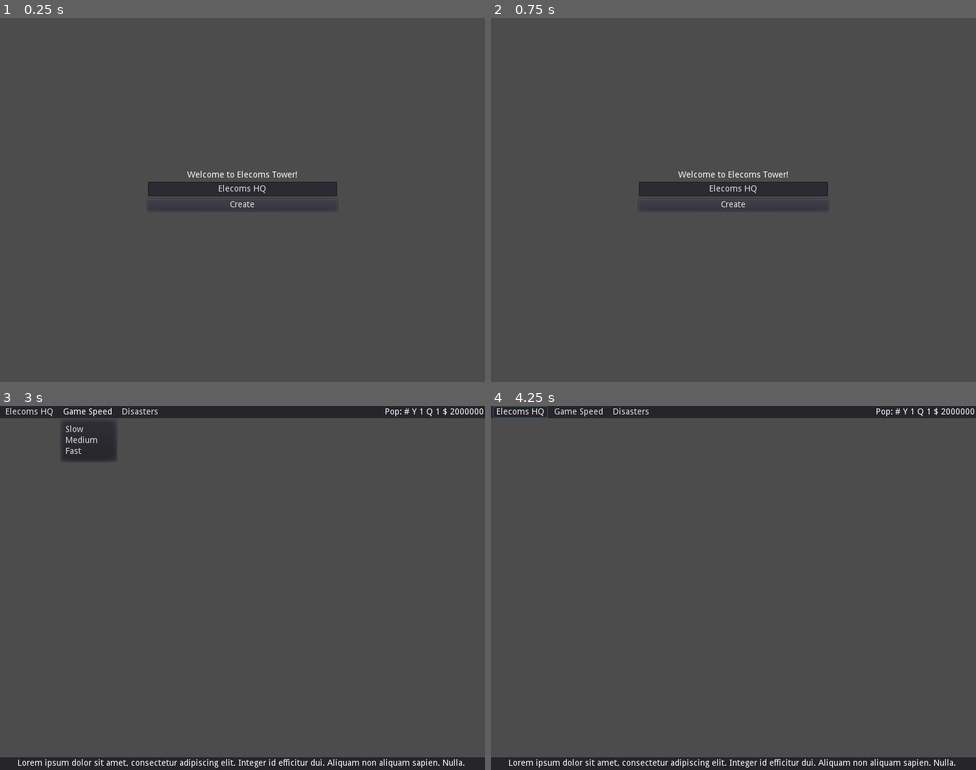
Above: before the commit, frames 1-4 (two rows, left to right).
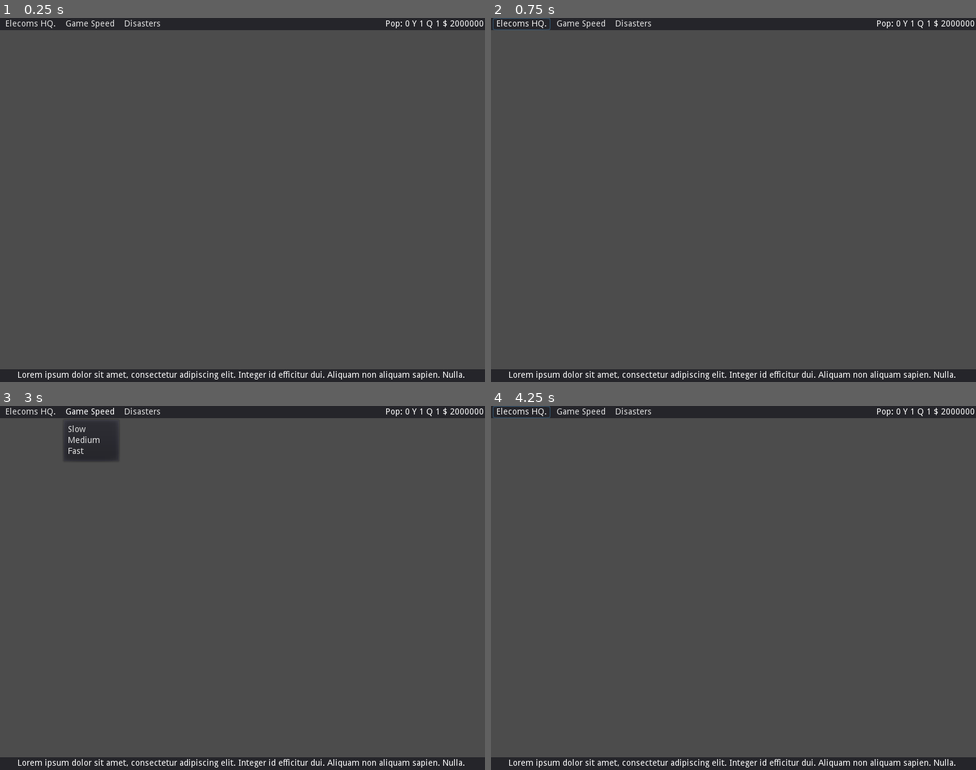
Above: after the commit, the same moments.

Repository: tonytins/skyscraperrising
Game: Godot game, scene res://src/world.tscn
Same seed, same stepped clock (60 frames per second), same inputs: the game is played once before the commit and once after it. Before the commit the project starts from res://src/titlescreen.tscn.
Inputs (mouse positions are in pixels of both pictures, inside the frame that each line leads up to):
- Up to frame 1 (0.25 s): no input
- Up to frame 2 (0.75 s): click (520, 25) at 0.5 s, where only the run after the commit has a clickable "Elecoms HQ."
- Up to frame 3 (3 s): click (242, 591) at 1.25 s, where only the run before the commit has a clickable "Create"; click "Elecoms HQ" (after the commit: "Elecoms HQ.") at 2 s; click "Game Speed" at 2.75 s
- Up to frame 4 (4.25 s): click "Disasters" at 3.5 s

The runs differ from the first frame. In frame 1, 8.3% of the frame differs, in the area x 0-100%, y 0-100%; in frame 2, 8.3%; in frame 3, 0.4%; in frame 4, 0.2%.

Commit message:
Added sprites from OpenTower
- Added sprites from OpenTower as a filler until I make my own
- Added population property to game data
- Renamed gui.gd to gpanel.gd

Diff:
--- a/project/assets/office.tscn
+++ b/project/assets/office.tscn
@@ -1,6 +1,7 @@
-[gd_scene load_steps=2 format=2]
+[gd_scene load_steps=3 format=2]
 
 [ext_resource path="res://src/room.gd" type="Script" id=1]
+[ext_resource path="res://assets/Office/office_t0_6_1.png" type="Texture" id=2]
 
 [node name="Office" type="Node2D"]
 script = ExtResource( 1 )
@@ -9,3 +10,6 @@
 room_expense = 350
 room_capacity = 1
 is_rentable = true
+
+[node name="Sprite" type="Sprite" parent="."]
+texture = ExtResource( 2 )
--- a/project/project.godot
+++ b/project/project.godot
@@ -16,7 +16,7 @@
 [application]
 
 config/name="Skyscraper Rising"
-run/main_scene="res://src/titlescreen.tscn"
+run/main_scene="res://src/world.tscn"
 config/icon="res://icon.png"
 
 [autoload]
--- a/project/src/autoload/gamedata.gd
+++ b/project/src/autoload/gamedata.gd
@@ -5,4 +5,5 @@
 var year: int = 1
 var prev_quarter: int
 var quarter: int = 1
+var population: int = 0
 enum GameSpeed { SLOW, MEDIUM, FAST }
--- /dev/null
+++ b/project/src/gpanel.gd
@@ -0,0 +1,17 @@
+extends Panel
+
+func _ready():
+	$GameStatus/MoneyLbl.text = str(GameData.budget)
+	$GameStatus/YearNumLbl.text = str(GameData.year)
+	$GameStatus/QuaterNumLbl.text = str(GameData.quarter)
+	$GameStatus/PopNumLbl.text = str(GameData.population)
+	$GameMenus/NameBtn.text = GameData.tower_name
+
+func _process(delta):
+	$GameStatus/MoneyLbl.text = str(GameData.budget)
+	$GameStatus/YearNumLbl.text = str(GameData.year)
+	$GameStatus/PopNumLbl.text = str(GameData.population)
+	$GameStatus/QuaterNumLbl.text = str(GameData.quarter)
+
+func _on_NameBtn_pressed():
+	pass # Replace with function body.
--- a/project/src/gui.gd
+++ /dev/null
@@ -1,15 +0,0 @@
-extends MarginContainer
-
-func _ready():
-	$GPanel/GameStatus/MoneyLbl.text = str(GameData.budget)
-	$GPanel/GameStatus/YearNumLbl.text = str(GameData.year)
-	$GPanel/GameStatus/QuaterNumLbl.text = str(GameData.quarter)
-	$GPanel/GameMenus/NameBtn.text = GameData.tower_name
-
-func _process(delta):
-	$GPanel/GameStatus/MoneyLbl.text = str(GameData.budget)
-	$GPanel/GameStatus/YearNumLbl.text = str(GameData.year)
-	$GPanel/GameStatus/QuaterNumLbl.text = str(GameData.quarter)
-
-func _on_NameBtn_pressed():
-	pass # Replace with function body.
--- a/project/src/gui.tscn
+++ b/project/src/gui.tscn
@@ -1,6 +1,6 @@
 [gd_scene load_steps=2 format=2]
 
-[ext_resource path="res://src/gui.gd" type="Script" id=1]
+[ext_resource path="res://src/gpanel.gd" type="Script" id=1]
 
 [node name="GUI" type="Control"]
 anchor_right = 1.0
@@ -39,7 +39,6 @@
 [node name="GPanelContainer" type="MarginContainer" parent="."]
 anchor_right = 1.0
 margin_bottom = 20.0
-script = ExtResource( 1 )
 __meta__ = {
 "_edit_use_anchors_": false
 }
@@ -47,6 +46,7 @@
 [node name="GPanel" type="Panel" parent="GPanelContainer"]
 margin_right = 800.0
 margin_bottom = 20.0
+script = ExtResource( 1 )
 __meta__ = {
 "_edit_use_anchors_": false
 }
Binary file added: project/assets/Apartment/apartment-luxestudio-day-0.png
Not shown, added: project/assets/Apartment/apartment-luxestudio-day-0.png.import
Binary file added: project/assets/Apartment/apartment-luxestudio-dayoccupied-0.png
Not shown, added: project/assets/Apartment/apartment-luxestudio-dayoccupied-0.png.import
Binary file added: project/assets/Apartment/apartment-luxestudio-dayoccupied-1.png
Not shown, added: project/assets/Apartment/apartment-luxestudio-dayoccupied-1.png.import
Binary file added: project/assets/Apartment/apartment-luxestudio-dayoccupied-2.png
Not shown, added: project/assets/Apartment/apartment-luxestudio-dayoccupied-2.png.import
Binary file added: project/assets/Apartment/apartment-luxestudio-dayoccupied-3.png
Not shown, added: project/assets/Apartment/apartment-luxestudio-dayoccupied-3.png.import
Binary file added: project/assets/Apartment/apartment-luxestudio-dayoccupied-4.png
Not shown, added: project/assets/Apartment/apartment-luxestudio-dayoccupied-4.png.import
(and 562 more such lines)
